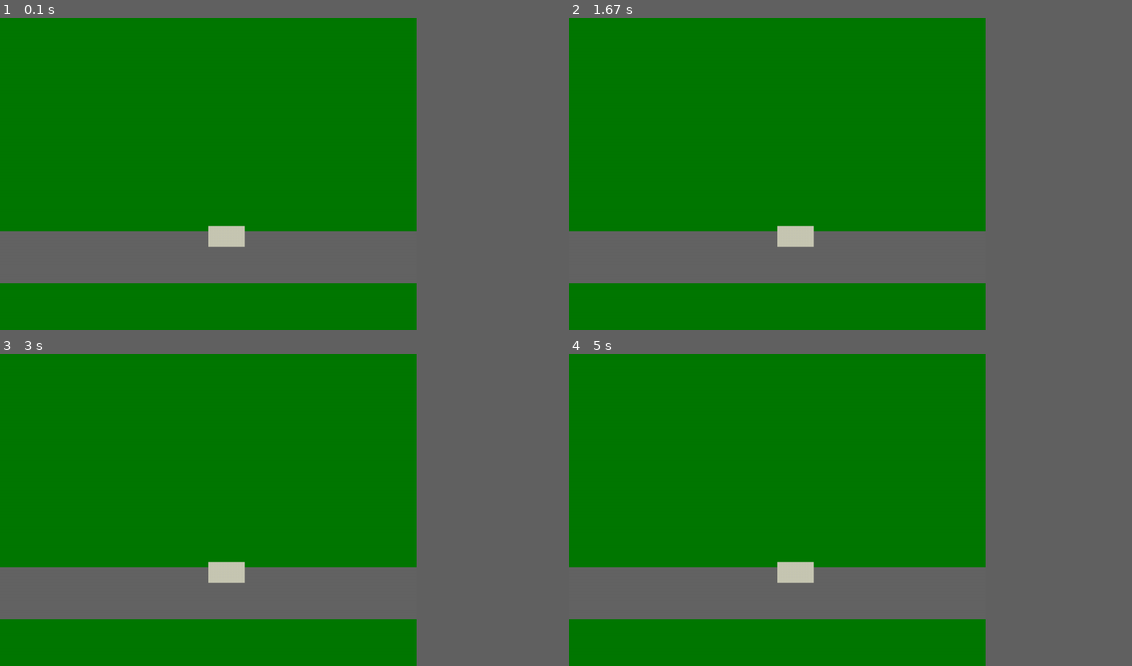
Above: before the commit, frames 1-4 (two rows, left to right).
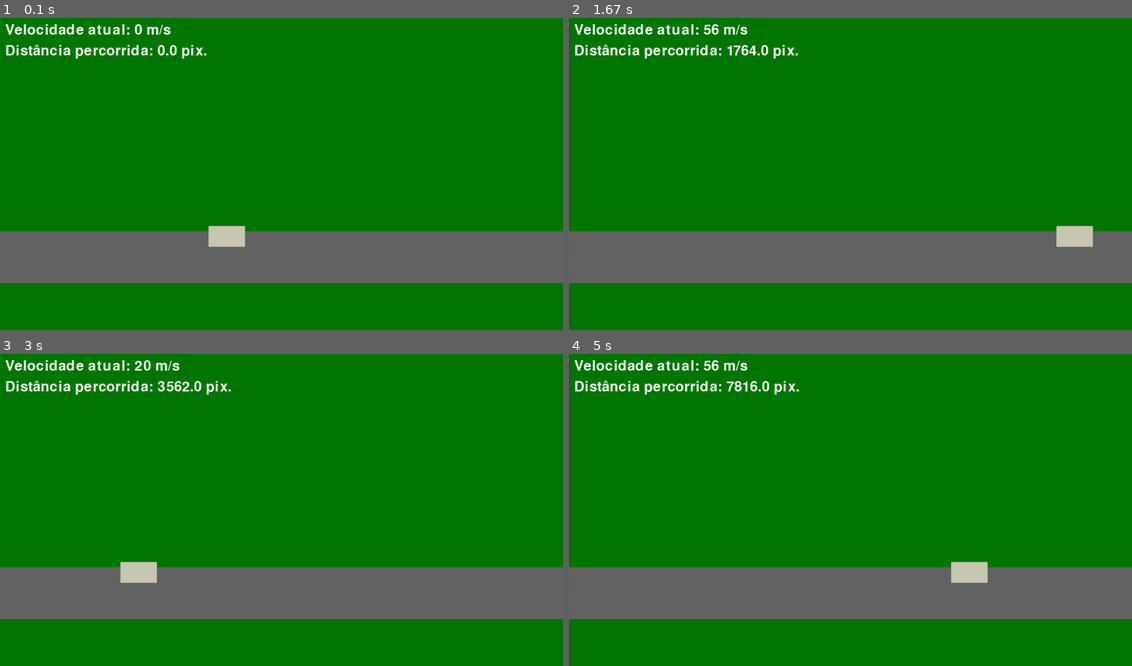
Above: after the commit, the same moments.

Repository: KucherMucher/POO11
Game: pygame game, started from pygame exerc/13/ex13.py
Two runs of this game, one before a commit and one after it. Both use one fixed random seed, a clock stepped at 60 frames per second and the inputs below.
Inputs:
- Up to frame 1 (0.1 s): no input
- Up to frame 2 (1.67 s): tap Space at 0.33 s; hold Right 0.67-1.13 s; hold Right 1.17-1.63 s
- Up to frame 3 (3 s): hold Left 1.67-2.2 s; hold Left 2.23-2.63 s; hold Right from 2.67 s (still down)
- Up to frame 4 (5 s): release Right at 3.3 s; hold Left 3.33-3.8 s; hold Right 3.83-4.3 s; hold Right 4.33-4.8 s; hold Left from 4.83 s (still down)
In our replay, the window is 666x500 before the commit and 900x500 after it. These sizes can differ from the game's own. Grey fills any space a smaller window leaves; there, only what the larger window draws over its background counts as a difference.

The runs differ from the first frame. In frame 1, 5.5% of the frame differs, in the area x 0-100%, y 2-85%; in frame 2, 6.1%; in frame 3, 6.5%; in frame 4, 6.5%.

Commit message:
completed ex13

Diff:
--- a/pygame exerc/13/ex13.py
+++ b/pygame exerc/13/ex13.py
@@ -1,12 +1,13 @@
 import pygame
 import sys
 import random
+import math
 
 
 pygame.init()
 
 
-width, height = 800, 600
+width, height = 1080, 600
 screen = pygame.display.set_mode((width, height))
 pygame.display.set_caption("Simulação do carro")
 
@@ -21,11 +22,9 @@
 #físicas do carro
 pos_x = 400
 pos_y = 400
+distance = 0
 
-v_0 = 0
-v_x = 0
-acel = 1
-t = 0
+vel = 0
 
 
 running = True
@@ -35,10 +34,41 @@
         if event.type == pygame.QUIT:
             running = False
 
+    keys = pygame.key.get_pressed()
 
+    if keys[pygame.K_LEFT]:
+        vel-=1
+    elif keys[pygame.K_RIGHT]:
+        vel+=1
+    elif keys[pygame.K_SPACE]:
+        if vel > 0:
+            vel -= 1
+        elif vel < 0:
+            vel += 1
+
+
+    pos_x = pos_x+vel
+
+    distance = distance + math.sqrt((vel**2))
+
+    #if (keys[pygame.K_a] == False or keys[pygame.K_d] == False):
+        #if v_0 == 0:
+
+    if pos_x + size_carro[0] < 0:
+        pos_x = width
+    elif pos_x - size_carro[0] > width:
+        pos_x = 0 - size_carro[0]
+
+
+    text = font.render(f"Velocidade atual: {vel} m/s", True, (250, 250, 250))
+    text2 = font.render(f"Distância percorrida: {distance} pix.", True, (250, 250, 250))
     screen.fill((0, 120, 0))
-    pygame.draw.rect(screen, (100, 100, 100), (0, 410, 800, 100))
+    pygame.draw.rect(screen, (100, 100, 100), (0, 410, width, 100))
     carro = pygame.draw.rect(screen, beige, ((pos_x, pos_y), size_carro))
+
+    screen.blit(text, (10, 10))
+    screen.blit(text2, (10, 50))
+
     pygame.display.flip()
     clock.tick(60)
 
